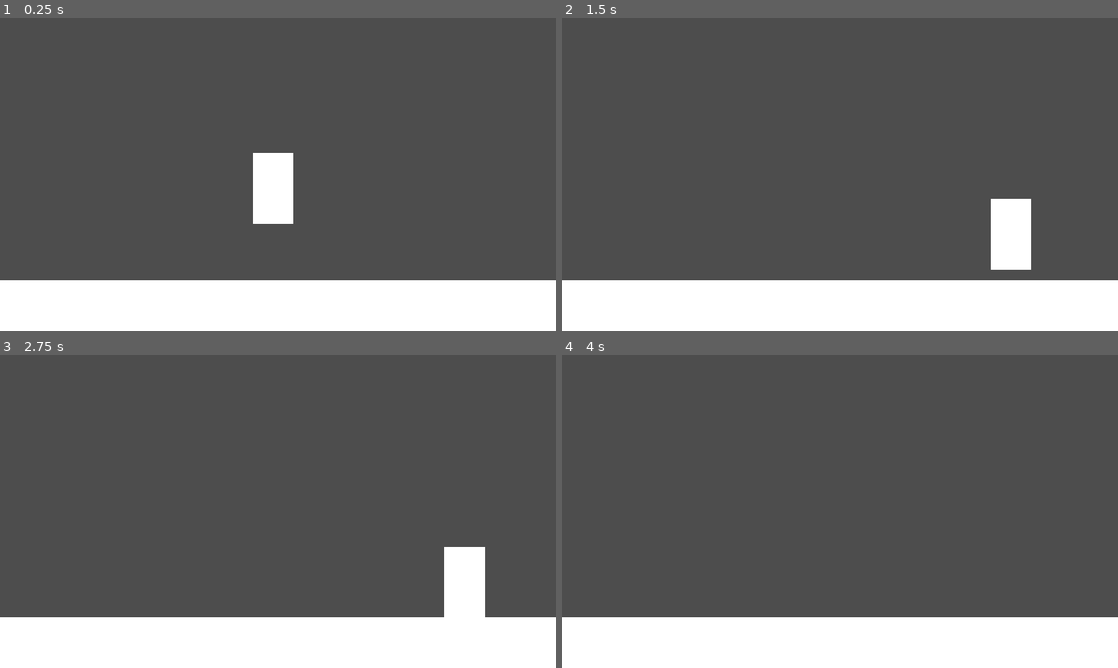
Above: before the commit, frames 1-4 (two rows, left to right).
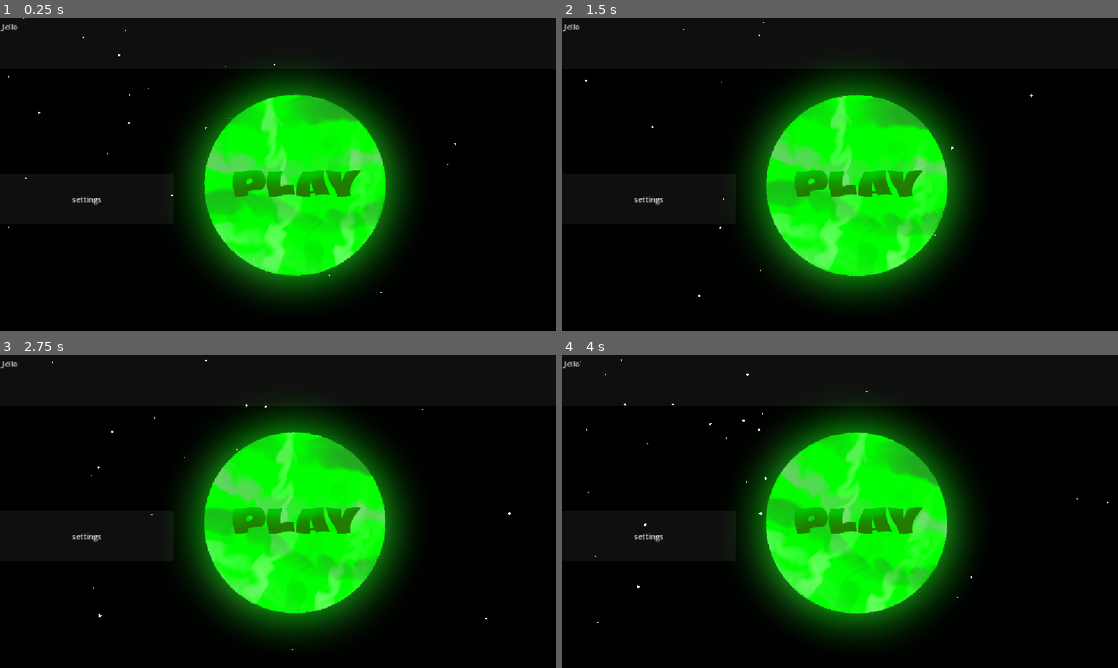
Above: after the commit, the same moments.

Repository: Ravduct/TSA-Haven-Godot-Game
Game: Godot game, scene res://menu.tscn
Same seed, same stepped clock (60 frames per second), same inputs: the game is played once before the commit and once after it. Before the commit the project starts from res://node_2d.tscn.
Inputs:
- Up to frame 1 (0.25 s): no input
- Up to frame 2 (1.5 s): hold D from 0.53 s (still down); tap Space at 0.77 s
- Up to frame 3 (2.75 s): tap Space at 1.52 s; release D at 2.03 s; hold A from 2.03 s (still down)
- Up to frame 4 (4 s): release A at 2.78 s; hold D from 2.78 s (still down); tap Space at 3.02, 3.77 s

The runs differ from the first frame. In frame 1, 100% of the frame differs, in the area x 0-100%, y 0-100%; in frame 2, 100%; in frame 3, 100%; in frame 4, 100%.

Commit message:
Change main scene from node_2d.tscn to menu.tscn

Diff:
--- a/project.godot
+++ b/project.godot
@@ -11,7 +11,7 @@
 [application]
 
 config/name="TSA-Haven"
-run/main_scene="res://node_2d.tscn"
+run/main_scene="res://menu.tscn"
 config/features=PackedStringArray("4.7", "GL Compatibility")
 config/icon="res://icon.svg"
 
